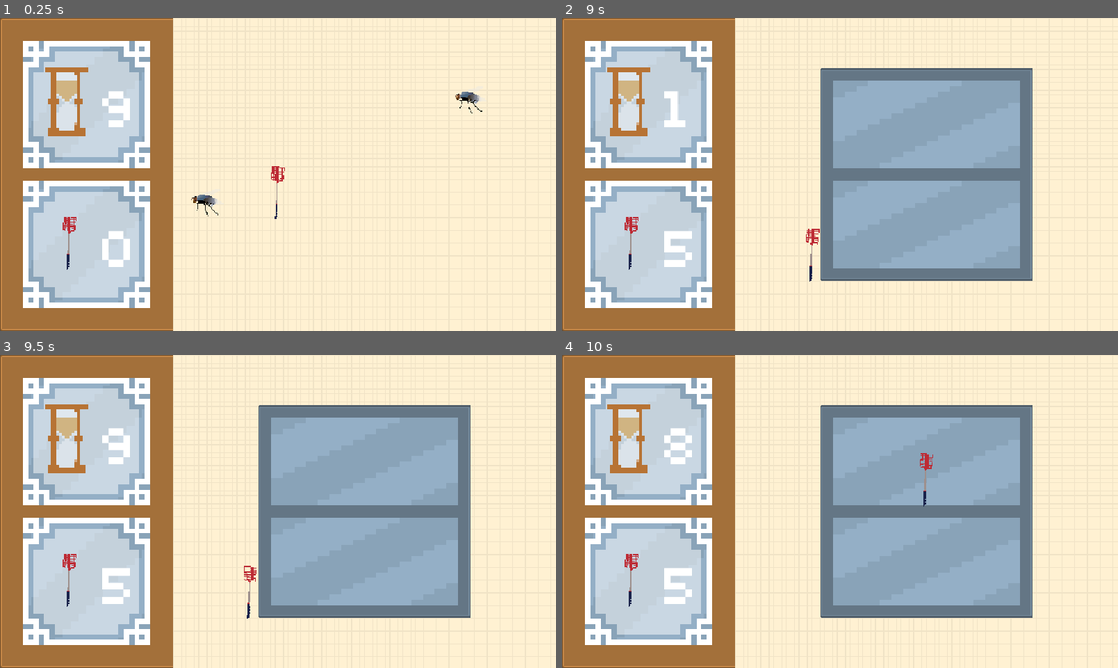
Above: before the commit, frames 1-4 (two rows, left to right).
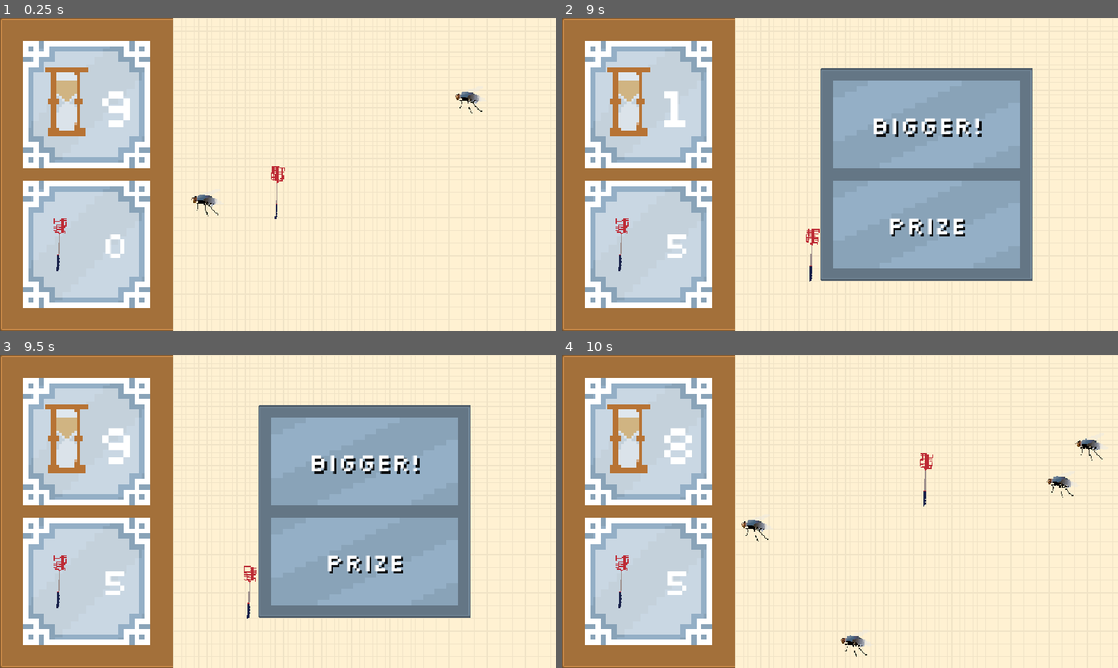
Above: after the commit, the same moments.

Repository: Elephant-on-github/fly-swatter
Game: Godot game, scene res://main.tscn
Two runs of this game, one before a commit and one after it. Both use one fixed random seed, a clock stepped at 60 frames per second and the inputs below.
Inputs (mouse positions are in pixels of both pictures, inside the frame that each line leads up to):
- Up to frame 1 (0.25 s): no input
- Up to frame 2 (9 s): tap Enter at 0.5 s; move the mouse to (962, 158) at 0.52 s; hold Right 0.53-1.28 s; tap Alt every 1.5 s from 0.6 to 8.1 s; click (962, 158) at 0.67 s; tap Space (ui_select) at 0.77, 1.52, 3.02, 3.77, 4.52, 6.02, 6.77, 7.52 s; move the mouse to (728, 190) at 1.27 s; hold Down 1.28-2.03 s; tap Shift every 1.5 s from 1.35 to 8.85 s; move the mouse to (895, 105) at 2.02 s; hold Right 2.03-2.78 s; move the mouse to (812, 237) at 2.77 s; hold Up 2.78-3.53 s; click (812, 237) at 2.92 s; move the mouse to (1006, 221) at 3.52 s; hold Left 3.53-5.03 s; move the mouse to (673, 127) at 4.27 s; move the mouse to (867, 174) at 5.02 s; hold Down 5.03-5.78 s; click (867, 174) at 5.17 s; move the mouse to (756, 96) at 5.77 s; hold Right 5.78-6.53 s; move the mouse to (962, 158) at 6.52 s; hold Up 6.53-7.28 s; move the mouse to (728, 190) at 7.27 s; hold Right 7.28-8.03 s; click (728, 190) at 7.42 s; move the mouse to (895, 105) at 8.02 s; hold Down 8.03-8.78 s; move the mouse to (812, 237) at 8.77 s; hold Left from 8.78 s (still down)
- Up to frame 3 (9.5 s): keep holding Left; tap Space (ui_select) at 9.02 s
- Up to frame 4 (10 s): release Left at 9.5 s; click (928, 461) at 9.5 s, where only the run after the commit has a clickable "Bigger!"

The runs differ from the first frame. In frame 1, 0.5% of the frame differs, in the area x 9-24%, y 63-81%; in frame 2, 1.7%; in frame 3, 1.7%; in frame 4, 27%, in the area x 9-98%, y 16-97%.

Commit message:
:sparkles:  more work prizes

Diff:
--- /dev/null
+++ b/label_3.gd
@@ -0,0 +1,71 @@
+@tool class_name AutoSizeLabel extends Label
+
+var count = 0
+
+@export var max_width: int = 400:
+	get:
+		return max_width
+	set(value):
+		max_width = value;
+		_draw();
+
+@export var expand_to_text_width: bool = false:
+	get:
+		return expand_to_text_width
+	set(value):
+		expand_to_text_width = value;
+		_draw();
+
+@export var min_size: int = 0:
+	get:
+		return min_size
+	set(value):
+		min_size = value;
+		_draw();
+
+@export var max_size: int = 16:
+	get:
+		return max_size
+	set(value):
+		max_size = value;
+		_draw();
+
+func _ready() -> void:
+	size = Vector2.ZERO;
+
+func _draw() -> void:
+	size = Vector2.ZERO;
+	# Calculate an appropriate font size based on the text width
+	# Start with the maximum size and decrease towards min_size until it fits within max_width
+	# if the text width for min_size still exceeds max_width, set to min_size
+	# if min_size is larger than max_size, set to max_size
+
+	var displayed_text := text;
+	if visible_characters >= 0 && !expand_to_text_width:
+		displayed_text = text.substr(0, visible_characters);
+
+	# Ensure min_size doesn't exceed max_size
+	var effective_min_size = min(min_size, max_size);
+	var effective_max_size := max_size;
+
+	# Start from max_size and work down to find the largest font size that fits
+	var font := get_theme_font("font");
+	var best_size = effective_min_size;
+
+	for font_size in range(effective_max_size, effective_min_size - 1, -1):
+		var text_size := font.get_string_size(displayed_text, horizontal_alignment, -1, font_size, justification_flags, text_direction as TextServer.Direction);
+		if text_size.x <= max_width:
+			best_size = font_size;
+			break;
+
+	# Apply the calculated font size
+	add_theme_font_size_override("font_size", best_size);
+
+	# Set custom minimum size based on actual text dimensions
+	var final_text_size := font.get_string_size(displayed_text, horizontal_alignment, -1, best_size, justification_flags, text_direction as TextServer.Direction);
+	custom_minimum_size = Vector2(min(final_text_size.x, max_width), 0);
+
+
+func _on_fly_template_collided(with_sprite):
+	count += 1
+	self.text = str(count)
--- a/label_swatted.gd
+++ b/label_swatted.gd
@@ -1,5 +1,6 @@
 extends Label
 var count = 0
+
 
 # Called when the node enters the scene tree for the first time.
 func _on_fly_template_collided(with_sprite):
--- /dev/null
+++ b/labeltext.gd
@@ -0,0 +1,64 @@
+@tool class_name AutoSizeLabel extends Label
+
+@export var max_width: int = 400:
+	get:
+		return max_width
+	set(value):
+		max_width = value;
+		_draw();
+
+@export var expand_to_text_width: bool = false:
+	get:
+		return expand_to_text_width
+	set(value):
+		expand_to_text_width = value;
+		_draw();
+
+@export var min_size: int = 0:
+	get:
+		return min_size
+	set(value):
+		min_size = value;
+		_draw();
+
+@export var max_size: int = 16:
+	get:
+		return max_size
+	set(value):
+		max_size = value;
+		_draw();
+
+func _ready() -> void:
+	size = Vector2.ZERO;
+
+func _draw() -> void:
+	size = Vector2.ZERO;
+	# Calculate an appropriate font size based on the text width
+	# Start with the maximum size and decrease towards min_size until it fits within max_width
+	# if the text width for min_size still exceeds max_width, set to min_size
+	# if min_size is larger than max_size, set to max_size
+
+	var displayed_text := text;
+	if visible_characters >= 0 && !expand_to_text_width:
+		displayed_text = text.substr(0, visible_characters);
+
+	# Ensure min_size doesn't exceed max_size
+	var effective_min_size = min(min_size, max_size);
+	var effective_max_size := max_size;
+
+	# Start from max_size and work down to find the largest font size that fits
+	var font := get_theme_font("font");
+	var best_size = effective_min_size;
+
+	for font_size in range(effective_max_size, effective_min_size - 1, -1):
+		var text_size := font.get_string_size(displayed_text, horizontal_alignment, -1, font_size, justification_flags, text_direction as TextServer.Direction);
+		if text_size.x <= max_width:
+			best_size = font_size;
+			break;
+
+	# Apply the calculated font size
+	add_theme_font_size_override("font_size", best_size);
+
+	# Set custom minimum size based on actual text dimensions
+	var final_text_size := font.get_string_size(displayed_text, horizontal_alignment, -1, best_size, justification_flags, text_direction as TextServer.Direction);
+	custom_minimum_size = Vector2(min(final_text_size.x, max_width), 0);
--- a/main.gd
+++ b/main.gd
@@ -38,3 +38,9 @@
 func _on_label_finished():
 	%prizes.visible = true
 	stop = true
+
+
+
+func _on_swatter_prize_selected():
+	%prizes.visible = false
+	stop = false
--- a/main.tscn
+++ b/main.tscn
@@ -12,6 +12,8 @@
 [ext_resource type="Script" uid="uid://b7jnmu4nh0brj" path="res://animated_sprite_2d.gd" id="7_272bh"]
 [ext_resource type="Script" uid="uid://il04mxvuk3jk" path="res://label.gd" id="7_kek77"]
 [ext_resource type="Script" uid="uid://c30erhh8mtqne" path="res://label_swatted.gd" id="12_dg77c"]
+[ext_resource type="Texture2D" uid="uid://bevddxgxt1rij" path="res://badflyswatteranim.png" id="12_ycdy4"]
+[ext_resource type="Script" uid="uid://c84mtt1sri8qj" path="res://label_3.gd" id="14_vivmo"]
 
 [sub_resource type="AtlasTexture" id="AtlasTexture_oeska"]
 atlas = ExtResource("2_1bvp3")
@@ -136,14 +138,52 @@
 "speed": 5.0
 }]
 
+[sub_resource type="AtlasTexture" id="AtlasTexture_cegan"]
+atlas = ExtResource("12_ycdy4")
+region = Rect2(0, 0, 128, 128)
+
+[sub_resource type="AtlasTexture" id="AtlasTexture_82xsv"]
+atlas = ExtResource("12_ycdy4")
+region = Rect2(128, 0, 128, 128)
+
+[sub_resource type="AtlasTexture" id="AtlasTexture_getpj"]
+atlas = ExtResource("12_ycdy4")
+region = Rect2(256, 0, 128, 128)
+
+[sub_resource type="AtlasTexture" id="AtlasTexture_ryguw"]
+atlas = ExtResource("12_ycdy4")
+region = Rect2(0, 128, 128, 128)
+
+[sub_resource type="AtlasTexture" id="AtlasTexture_d13ii"]
+atlas = ExtResource("12_ycdy4")
+region = Rect2(128, 128, 128, 128)
+
 [sub_resource type="SpriteFrames" id="SpriteFrames_efxa6"]
 animations = [{
 "frames": [{
 "duration": 1.0,
-"texture": ExtResource("4_1bvp3")
-}, {
-"duration": 1.0,
-"texture": ExtResource("4_1bvp3")
+"texture": SubResource("AtlasTexture_cegan")
+}, {
+"duration": 1.0,
+"texture": SubResource("AtlasTexture_82xsv")
+}, {
+"duration": 1.0,
+"texture": SubResource("AtlasTexture_getpj")
+}, {
+"duration": 1.0,
+"texture": SubResource("AtlasTexture_ryguw")
+}, {
+"duration": 1.0,
+"texture": SubResource("AtlasTexture_d13ii")
+}, {
+"duration": 1.0,
+"texture": SubResource("AtlasTexture_ryguw")
+}, {
+"duration": 1.0,
+"texture": SubResource("AtlasTexture_getpj")
+}, {
+"duration": 1.0,
+"texture": SubResource("AtlasTexture_82xsv")
 }],
 "loop": 1,
 "name": &"default",
@@ -162,6 +202,8 @@
 atlas = ExtResource("2_1bvp3")
 region = Rect2(85, 0, 16, 16)
 
+[sub_resource type="StyleBoxTexture" id="StyleBoxTexture_oeska"]
+
 [node name="Main" type="Control" unique_id=81225702]
 layout_mode = 3
 anchors_preset = 15
@@ -170,6 +212,7 @@
 grow_horizontal = 2
 grow_vertical = 2
 script = ExtResource("1_h2yge")
+metadata/_edit_vertical_guides_ = [-1071.0]
 
 [node name="NinePatchRect" type="NinePatchRect" parent="." unique_id=1818442430]
 layout_mode = 1
@@ -207,6 +250,7 @@
 
 [node name="swatterarea" type="Area2D" parent="swatter" unique_id=506468669]
 unique_name_in_owner = true
+position = Vector2(-1, 1)
 
 [node name="CollisionShape2D" type="CollisionShape2D" parent="swatter/swatterarea" unique_id=668771961]
 shape = SubResource("RectangleShape2D_oeska")
@@ -261,7 +305,7 @@
 position = Vector2(32.000015, 115.000015)
 scale = Vector2(5, 5)
 sprite_frames = SubResource("SpriteFrames_5vw27")
-frame_progress = 0.8954064
+frame_progress = 0.64202535
 script = ExtResource("7_272bh")
 
 [node name="timer" type="Label" parent="UI_ETC/MarginContainer/Info Area/NinePatchRect3/NinePatchRect2" unique_id=1002913137]
@@ -314,13 +358,15 @@
 
 [node name="AnimatedSprite2D" type="AnimatedSprite2D" parent="UI_ETC/MarginContainer/Info Area/NinePatchRect4/NinePatchRect2/MarginContainer" unique_id=1472279821]
 z_index = 1
-position = Vector2(32.000015, 115.000015)
+position = Vector2(14, 117.000015)
 sprite_frames = SubResource("SpriteFrames_efxa6")
+frame_progress = 0.61277574
 script = ExtResource("7_272bh")
 
 [node name="Label" type="Label" parent="UI_ETC/MarginContainer/Info Area/NinePatchRect4/NinePatchRect2" unique_id=1461140824]
 process_mode = 3
 process_priority = 5
+visible = false
 layout_mode = 1
 anchors_preset = 6
 anchor_left = 1.0
@@ -339,6 +385,31 @@
 text = "0"
 script = ExtResource("12_dg77c")
 
+[node name="CenterContainer" type="CenterContainer" parent="UI_ETC/MarginContainer/Info Area/NinePatchRect4/NinePatchRect2" unique_id=2107265954]
+layout_mode = 0
+offset_left = 134.0
+offset_top = 48.0
+offset_right = 215.0
+offset_bottom = 187.0
+
+[node name="Label3" type="Label" parent="UI_ETC/MarginContainer/Info Area/NinePatchRect4/NinePatchRect2/CenterContainer" unique_id=1953557626]
+process_mode = 3
+process_priority = 5
+custom_maximum_size = Vector2(100, -1)
+layout_mode = 2
+size_flags_horizontal = 3
+theme_override_fonts/font = ExtResource("7_4c57u")
+theme_override_font_sizes/font_size = 108
+text = "0"
+horizontal_alignment = 1
+vertical_alignment = 1
+autowrap_mode = 1
+script = ExtResource("14_vivmo")
+max_width = 90
+expand_to_text_width = true
+min_size = 12
+max_size = 72
+
 [node name="Game Area" type="Control" parent="UI_ETC" unique_id=387993341]
 layout_mode = 2
 size_flags_horizontal = 3
@@ -365,7 +436,6 @@
 
 [node name="prizes" type="Control" parent="UI_ETC/Game Area/CenterContainer" unique_id=1832721911]
 unique_name_in_owner = true
-visible = false
 custom_minimum_size = Vector2(400, 400)
 custom_maximum_size = Vector2(400, 400)
 layout_mode = 2
@@ -405,12 +475,69 @@
 size_flags_vertical = 3
 texture = SubResource("AtlasTexture_3dc5f")
 
+[node name="BiggerSize" type="Button" parent="UI_ETC/Game Area/CenterContainer/prizes/MarginContainer/VBoxContainer/NinePatchRect" unique_id=1784068264]
+layout_mode = 1
+anchors_preset = 15
+anchor_right = 1.0
+anchor_bottom = 1.0
+grow_horizontal = 2
+grow_vertical = 2
+theme_override_fonts/font = ExtResource("7_4c57u")
+theme_override_font_sizes/font_size = 48
+theme_override_styles/normal = SubResource("StyleBoxTexture_oeska")
+
+[node name="Label" type="Label" parent="UI_ETC/Game Area/CenterContainer/prizes/MarginContainer/VBoxContainer/NinePatchRect/BiggerSize" unique_id=2071223682]
+layout_mode = 1
+anchors_preset = 15
+anchor_right = 1.0
+anchor_bottom = 1.0
+grow_horizontal = 2
+grow_vertical = 2
+theme_override_colors/font_shadow_color = Color(0, 0, 0, 0.69411767)
+theme_override_constants/shadow_offset_x = 4
+theme_override_constants/shadow_offset_y = 4
+theme_override_fonts/font = ExtResource("7_4c57u")
+theme_override_font_sizes/font_size = 48
+text = "Bigger!"
+horizontal_alignment = 1
+vertical_alignment = 1
+
 [node name="NinePatchRect2" type="NinePatchRect" parent="UI_ETC/Game Area/CenterContainer/prizes/MarginContainer/VBoxContainer" unique_id=30454955]
 layout_mode = 2
 size_flags_vertical = 3
 texture = SubResource("AtlasTexture_3dc5f")
 
+[node name="Button" type="Button" parent="UI_ETC/Game Area/CenterContainer/prizes/MarginContainer/VBoxContainer/NinePatchRect2" unique_id=681686507]
+layout_mode = 1
+anchors_preset = 15
+anchor_right = 1.0
+anchor_bottom = 1.0
+grow_horizontal = 2
+grow_vertical = 2
+theme_override_fonts/font = ExtResource("7_4c57u")
+theme_override_font_sizes/font_size = 48
+theme_override_styles/normal = SubResource("StyleBoxTexture_oeska")
+
+[node name="Label" type="Label" parent="UI_ETC/Game Area/CenterContainer/prizes/MarginContainer/VBoxContainer/NinePatchRect2/Button" unique_id=571054423]
+layout_mode = 1
+anchors_preset = 15
+anchor_right = 1.0
+anchor_bottom = 1.0
+grow_horizontal = 2
+grow_vertical = 2
+theme_override_colors/font_shadow_color = Color(0, 0, 0, 0.69411767)
+theme_override_constants/shadow_offset_x = 4
+theme_override_constants/shadow_offset_y = 4
+theme_override_fonts/font = ExtResource("7_4c57u")
+theme_override_font_sizes/font_size = 48
+text = "Prize"
+horizontal_alignment = 1
+vertical_alignment = 1
+
 [connection signal="collided" from="FlyTemplate" to="." method="_on_fly_template_collided"]
 [connection signal="collided" from="FlyTemplate" to="UI_ETC/MarginContainer/Info Area/NinePatchRect4/NinePatchRect2/Label" method="_on_fly_template_collided"]
+[connection signal="collided" from="FlyTemplate" to="UI_ETC/MarginContainer/Info Area/NinePatchRect4/NinePatchRect2/CenterContainer/Label3" method="_on_fly_template_collided"]
+[connection signal="prize_selected" from="swatter" to="." method="_on_swatter_prize_selected"]
 [connection signal="finished" from="UI_ETC/MarginContainer/Info Area/NinePatchRect3/NinePatchRect2/timer" to="." method="_on_label_finished"]
 [connection signal="finished" from="UI_ETC/MarginContainer/Info Area/NinePatchRect3/NinePatchRect2/timer" to="FlyTemplate" method="_on_label_finished"]
+[connection signal="pressed" from="UI_ETC/Game Area/CenterContainer/prizes/MarginContainer/VBoxContainer/NinePatchRect/BiggerSize" to="swatter" method="_on_bigger_size_pressed"]
--- a/swatter.gd
+++ b/swatter.gd
@@ -1,11 +1,19 @@
 extends Sprite2D
+
+signal prize_selected
+@onready var collision = $swatterarea/CollisionShape2D
 
 var scale2 : Vector2 = Vector2(1.0, 1.0)
 var follow_speed = 100
 func _ready():
 	self.set_scale(scale2)
-
+	collision.apply_scale(scale2)
 # Called every frame. 'delta' is the elapsed time since the previous frame.
 func _process(delta):
 	var target = get_global_mouse_position()
 	self.position = self.position.lerp(target, follow_speed * delta)
+
+
+func _on_bigger_size_pressed():
+	collision.apply_scale(scale2 * 5)
+	prize_selected.emit()
Binary file added: badflyswatteranim.png
Not shown, added: badflyswatteranim.png.import
Not shown, added: label_3.gd.uid
Not shown, added: labeltext.gd.uid
Empty file added: nine_patch_rect_2.gd
Not shown, added: nine_patch_rect_2.gd.uid
